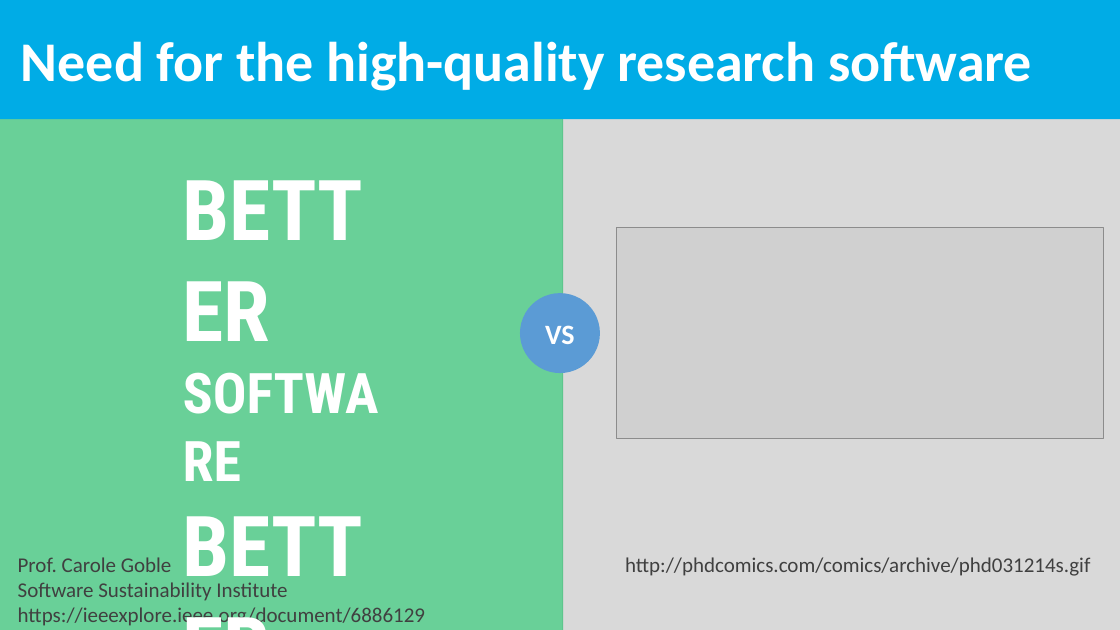
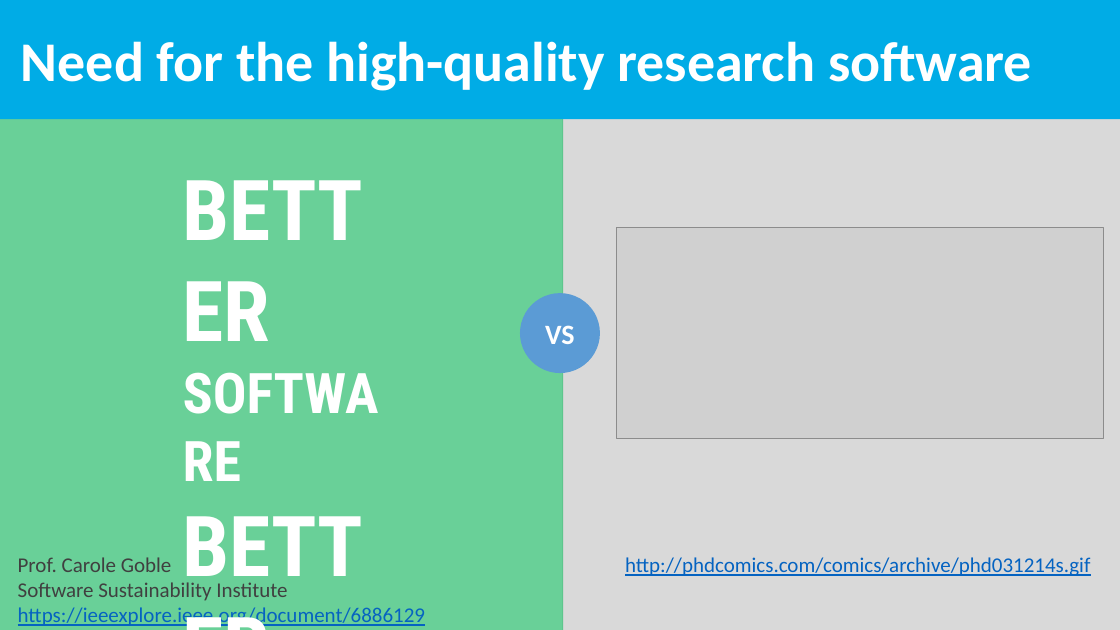
Before and after one commit to esm-tools/workshops, a slide deck: slide 14 of PalMod2022/docs/1_Introduction.pptx (slide 15 before the commit). Drawn at 1120x630 pixels with LibreOffice and Linux fonts; fonts in the diff are those of the drawing; grey boxes stand for pictures. Boxes give left, top, right and bottom in pixels: in the first picture for what was removed or moved away, otherwise in the second. Text is boxed around its words. In the diff, an @@ line names an element or a change of style, - is before the commit and + after.

```diff
--- a/PalMod2022/docs/1_Introduction.pptx
+++ b/PalMod2022/docs/1_Introduction.pptx
@@ text "http://phdcomics.com/comics/archive/phd031214s.gif" at box(625, 557, 1090, 576): text colour #404040 to #0563C1, underline on @@
@@ text at box(18, 607, 425, 629): text colour #404040 to #0563C1, underline on in "https://ieeexplore.ieee.org/document/6886129" @@
```
Also in this commit, not shown: 17 other slides changed, 1 slide removed.
